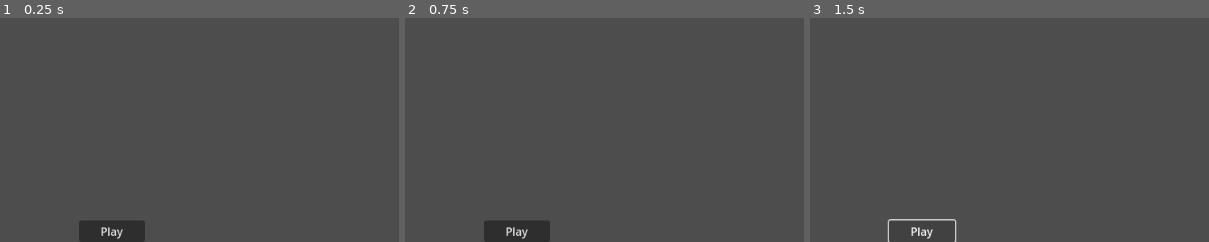
Above: before the commit, frames 1-3 (left to right).
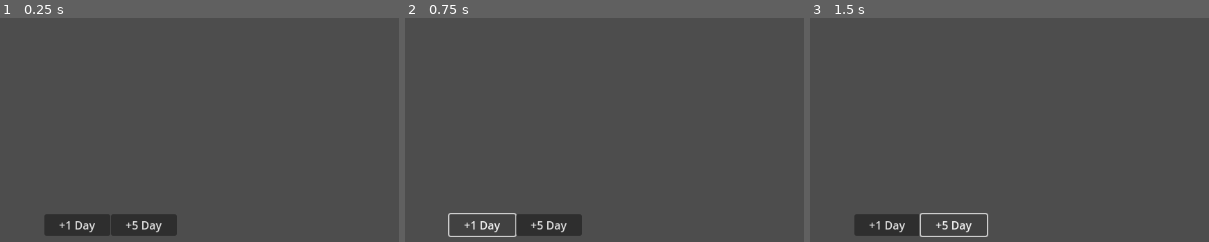
Above: after the commit, the same moments.

Repository: NayrbEroom/Space-Game-Take-Two
Game: Godot game, scene res://Scenes/main.tscn
Two runs of this game, one before a commit and one after it. Both use one fixed random seed, a clock stepped at 60 frames per second and the inputs below.
Inputs (mouse positions are % of the whole screen's width and height, from its top left):
- Up to frame 1 (0.25 s): no input
- Up to frame 2 (0.75 s): click (10, 96) at 0.5 s, where only the run after the commit has a clickable "+1 Day"
- Up to frame 3 (1.5 s): click (18, 96) at 1.25 s, where only the run after the commit has a clickable "+5 Day"
The pictures show only the part of the screen within x 0-50%, y 50-100%; the shares and areas given below are measured in that part.

The runs differ from the first frame. In frame 1, 2.8% of the frame differs, in the area x 11-45%, y 87-100%; in frame 2, 2.0%; in frame 3, 1.8%.
Error before the commit: Invalid assignment of property or key 'orbital_inclination' with value of type 'float' on a base object of type 'Node2D (Planet)'. (res://Scenes/solar_system/p…

Commit message:
rewrote timeKeeper and in process of rewriting planetGeneration now solarSystemGeneration

Diff:
--- a/Classes/DateObject.gd
+++ b/Classes/DateObject.gd
@@ -5,11 +5,17 @@
 var day : int
 var month : int
 var year : int
+var seconds : int
 
-func _init(day : int, month : int, year : int):
+@warning_ignore("shadowed_variable")
+func _init(day : int, month : int, year : int, seconds : int):
 	self.day = day
 	self.month = month
 	self.year = year
+	self.seconds = seconds
+
+#-------------------------------------------------------------
+#setget functions
 
 func setDay(value : int) -> void:
 	if value >= 1 and value <= 31:
@@ -18,15 +24,6 @@
 func getDay() -> int:
 	return day
 
-func advanceDay(amount):
-	day += amount
-	while day > daysInMonth(month, year):
-		day -= daysInMonth(month, year)
-		month += 1
-		if month > 12:
-			month = 1
-			year += 1
-
 func setMonth(value : int) -> void:
 	if value >= 1 and value <= 12:
 		month = value
@@ -34,6 +31,39 @@
 func getMonth() -> int:
 	return month
 
+func setYear(value : int) -> void:
+	if value > 0:
+		year = value
+
+func getYear() -> int:
+	return year
+
+#-------------------------------------------------------------
+#non setget functions
+
+func advanceSeconds(amount: int) -> void:
+	var secondsInDay = 86400
+
+	var totalSeconds = self.seconds + amount
+	@warning_ignore("integer_division")
+	var totalDays = totalSeconds / secondsInDay
+	self.seconds = totalSeconds % secondsInDay
+
+	# Update the date
+	while totalDays > 0:
+		var daysInCurrentMonth = self.daysInMonth(month, year)
+		if self.day + totalDays <= daysInCurrentMonth:
+			self.day += totalDays
+			totalDays = 0
+		else:
+			totalDays -= (daysInCurrentMonth - self.day + 1)
+			self.day = 1
+			self.month += 1
+			if self.month > 12:
+				self.month = 1
+				self.year += 1
+
+@warning_ignore("shadowed_variable")
 func daysInMonth(month, year) -> int:
 	if month in [4, 6, 9, 11]:
 		return 30
@@ -45,16 +75,5 @@
 	else:
 		return 31
 
-func setYear(value : int) -> void:
-	if value > 0:
-		year = value
-
-func getYear() -> int:
-	return year
-
-# func getFullDate() -> int:
-#TODO: someway of returning the full date that is not a string
-
-
 func printDate():
-	print("Date: %s/%s/%s" % [day, month, year])
+	print("Date: %s/%s/%s/%s" % [day, month, year, seconds])
--- a/Classes/Planet.gd
+++ b/Classes/Planet.gd
@@ -14,9 +14,9 @@
 var aphelion: int #km
 var orbital_period: float #days
 var orbital_velocity: float #km/s
-var orbital_inclination_degrees: float
+var orbital_inclination: float #degrees
 var orbital_eccentricity: float
-var obliquity_to_orbit_degrees: float
+var obliquity_to_orbit: float #degrees
 var mean_temperature: int #celsius
 var surface_pressure: int #bars
 var number_of_moons: int
@@ -38,9 +38,9 @@
 	aphelion = 0
 	orbital_period = 0.0
 	orbital_velocity = 0.0
-	orbital_inclination_degrees = 0.0
+	orbital_inclination = 0.0
 	orbital_eccentricity = 0.0
-	obliquity_to_orbit_degrees = 0.0
+	obliquity_to_orbit = 0.0
 	mean_temperature = 0
 	surface_pressure = 0
 	number_of_moons = 0
--- /dev/null
+++ b/OLD/timeKeeper.gd
@@ -0,0 +1,61 @@
+extends Node
+
+@export var debug: bool = false
+@export var time: float = 0.0
+
+@onready var planetContainer = get_node("/root/Main/Solar System/Orbitals/Planet Container")
+
+#need function to set initial time
+
+func _ready():
+	Global.globalDate = DateObject.new(1, 1, 2000)
+	if debug:
+		Global.globalDate.printDate()
+
+
+func advanceTime(amount):
+	time += amount
+	movePlanets(amount)
+	Global.globalDate.advanceDay(amount)
+	Global.globalDate.printDate()
+
+var lastDate = null  # Add this variable to store the date of the last update
+
+func movePlanets(amount):
+	var currentDate = Global.globalDate.getDay() + Global.globalDate.getMonth() * 30 + Global.globalDate.getYear() * 365
+	var daysPassed = currentDate - lastDate if lastDate else 0
+	lastDate = currentDate  # Update the lastDate variable
+
+	for planet in planetContainer.get_children():
+		var newPosition = Vector2()
+		var angle = (daysPassed * 2 * PI) / planet.orbital_period_days  # Calculate a different angle for each planet
+		planet.orbit_angle += angle  # Add the calculated angle to the planet's orbit_angle
+		newPosition.x = planet.orbit_radius * cos(planet.orbit_angle)
+		newPosition.y = planet.orbit_radius * sin(planet.orbit_angle)
+		planet.position = newPosition
+		if debug:
+			print(planet.position)
+
+#using an int for day (this would mean a second passes at lowest addition) calculation would give us a total play time of 292,277,265,436.27144820759791368779 years before stack overflow
+
+
+#anything higher than a day is just going to be a multiple of days so if you want to add a year you would just add 365 days
+#this will be calculated on the button end. I will need to throw in an if to determin if month is feb or another non standard month can
+#use the daysInMonth function to do this
+func calculateSeconds(value: int, type: String ) -> int:
+	if type == "day":
+		return value * 24 * 60 * 60
+	elif type == "hour":
+		return value * 60 * 60
+	elif type == "minute":
+		return value * 60
+
+
+
+
+
+# buttons below
+func _on_play_button_pressed():
+	if debug:
+		print("Pressed")
+	advanceTime(1)
--- a/Scenes/main.tscn
+++ b/Scenes/main.tscn
@@ -1,10 +1,9 @@
-[gd_scene load_steps=6 format=3 uid="uid://ddgo67e6ieaqg"]
+[gd_scene load_steps=5 format=3 uid="uid://ddgo67e6ieaqg"]
 
 [ext_resource type="PackedScene" uid="uid://datjdohaxqwps" path="res://Scenes/solar_system.tscn" id="1_c13n6"]
 [ext_resource type="Script" path="res://Scenes/main/main.gd" id="1_eof0r"]
 [ext_resource type="Script" path="res://Scenes/main/mainCamera.gd" id="2_nwgbq"]
 [ext_resource type="PackedScene" uid="uid://p15qlh882irx" path="res://Scenes/time_keeper.tscn" id="3_2pccp"]
-[ext_resource type="Script" path="res://Scenes/solar_system/planetGeneration copy.gd" id="4_6xju8"]
 
 [node name="Main" type="Node2D"]
 script = ExtResource("1_eof0r")
@@ -13,7 +12,6 @@
 [node name="Time Keeper" parent="." instance=ExtResource("3_2pccp")]
 
 [node name="Solar System" parent="." instance=ExtResource("1_c13n6")]
-script = ExtResource("4_6xju8")
 
 [node name="Main Camera" type="Camera2D" parent="."]
 script = ExtResource("2_nwgbq")
@@ -22,11 +20,19 @@
 
 [node name="GUI" type="CanvasLayer" parent="."]
 
-[node name="playButton" type="Button" parent="GUI"]
-offset_left = 114.0
-offset_top = 617.0
-offset_right = 209.0
-offset_bottom = 648.0
-text = "Play"
+[node name="oneDay" type="Button" parent="GUI"]
+offset_left = 64.0
+offset_top = 608.0
+offset_right = 159.0
+offset_bottom = 639.0
+text = "+1 Day"
 
-[connection signal="pressed" from="GUI/playButton" to="Time Keeper" method="_on_play_button_pressed"]
+[node name="fiveDay" type="Button" parent="GUI"]
+offset_left = 160.0
+offset_top = 608.0
+offset_right = 255.0
+offset_bottom = 639.0
+text = "+5 Day"
+
+[connection signal="pressed" from="GUI/oneDay" to="Time Keeper" method="_on_one_day_pressed"]
+[connection signal="pressed" from="GUI/fiveDay" to="Time Keeper" method="_on_five_day_pressed"]
--- a/Scenes/solar_system.tscn
+++ b/Scenes/solar_system.tscn
@@ -1,15 +1,13 @@
-[gd_scene load_steps=3 format=3 uid="uid://datjdohaxqwps"]
+[gd_scene load_steps=2 format=3 uid="uid://datjdohaxqwps"]
 
-[ext_resource type="Script" path="res://Scenes/solar_system/solarSystemScaling.gd" id="1_ogbh7"]
-[ext_resource type="Script" path="res://Scenes/solar_system/planetGeneration copy.gd" id="2_cphiw"]
+[ext_resource type="Script" path="res://Scenes/solar_system/solarSystemGeneration.gd" id="1_putea"]
 
 [node name="Solar System" type="Node2D"]
-script = ExtResource("1_ogbh7")
+script = ExtResource("1_putea")
 
 [node name="Orbitals" type="Node2D" parent="."]
 
 [node name="Planet Container" type="Node2D" parent="Orbitals"]
-script = ExtResource("2_cphiw")
 
 [node name="Asteroid Container" type="Node2D" parent="Orbitals"]
 
--- a/Scenes/solar_system/planetGeneration copy.gd
+++ b/Scenes/solar_system/solarSystemGeneration.gd
@@ -5,22 +5,20 @@
 
 
 #inmports
-@onready var timeKeeper = get_node("../root/TimeKeeper")
+@onready var timeKeeper = $"../Time Keeper"
 @onready var globalDate = Global.globalDate
 @onready var Planet = preload("res://Classes/Planet.gd")
-
-
-
-
+@onready var planetContainer = $"Orbitals/Planet Container"
 
 func _ready():
-
 	initPlanets()
-
+	initMoons()
+	initAsteroids()
 
 
 #need to set start location based on timeKeeper date
 func initPlanets():
+
 	var planetInput = FileReader.read_file("res://sol_planets.json")
 
 	for planetName in planetInput:
@@ -36,19 +34,27 @@
 		currentPlanet.perihelion = data["Perihelion"]
 		currentPlanet.aphelion = data["Aphelion"]
 
-		getPlanetPosition(currentPlanet.perihelion, currentPlanet.aphelion, currentPlanet.orbital_period, currentPlanet.orbital_eccentricity, currentPlanet.orbital_inclination, globalDate.get)
+
+		#init position
+		#TODO: need to devise scale the init x position and the iterated positions should be halved by that scale
+		print(currentPlanet.position.x )
+		currentPlanet.position.x = currentPlanet.distance_from_sun
+		print(currentPlanet.position.x )
+		#TODO: the init Y position should be based off the DateObjects current date and the planets orbital period
+
+
+		#fin
+		planetContainer.add_child(currentPlanet)
+
+
+
+
+		#getPlanetPosition(currentPlanet.perihelion, currentPlanet.aphelion, currentPlanet.orbital_period, currentPlanet.orbital_eccentricity, currentPlanet.orbital_inclination, globalDate.get)
 
 
 		#init location
-		var planetLocation = Vector2(currentPlanet.distance_from_sun,0)
-
-
-func getPlanetPosition(perihelion: float, aphelion: float, orbital_period: float, orbital_eccentricity: float, orbital_inclination: float, current_time: float) -> Vector2:
-	var a = (perihelion + aphelion) / 2
-	var b = a * sqrt(1 - pow(orbital_eccentricity, 2))
-	var theta = 2 * PI * current_time / orbital_period
-	var x = a * cos(theta)
-	var y = b * sin(theta)
-	var x_prime = x * cos(orbital_inclination) - y * sin(orbital_inclination)
-	var y_prime = x * sin(orbital_inclination) + y * cos(orbital_inclination)
-	return Vector2(x_prime, y_prime)
+		#var planetLocation = Vector2(currentPlanet.distance_from_sun,0)
+func initMoons():
+	pass
+func initAsteroids():
+	pass
--- a/Scenes/time_keeper/timeKeeper.gd
+++ b/Scenes/time_keeper/timeKeeper.gd
@@ -1,43 +1,37 @@
 extends Node
 
 @export var debug: bool = false
-@export var time: float = 0.0
+@export var currentTime: float = 0.0
 
 @onready var planetContainer = get_node("/root/Main/Solar System/Orbitals/Planet Container")
 
-#need function to set initial time
+
 #TODO: this will eventually need to be connected to something the User can set when creating game
 
+
+#-------------------------------------------------------------
+#need function to set initial date
 func _ready():
-	Global.globalDate = DateObject.new(26, 12, 2023)
+	Global.globalDate = DateObject.new(1, 1, 2000, 0)
+	if debug:
+		Global.globalDate.printDate()
+
+#need function to advance time
+func advanceTime(amount: int) -> void:
+	currentTime += amount
+
+	# Update the date
+	Global.globalDate.advanceSeconds(amount)
+
 	if debug:
 		Global.globalDate.printDate()
 
 
-func advanceTime(amount):
-	time += amount
-	movePlanets(amount)
-	Global.globalDate.advanceDay(amount)
-	Global.globalDate.printDate()
+#-------------------------------------------------------------
+# buttons below
 
-var lastDate = null  # Add this variable to store the date of the last update
+func _on_one_day_pressed():
+	advanceTime(86400)
 
-func movePlanets(amount):
-	var currentDate = Global.globalDate.getDay() + Global.globalDate.getMonth() * 30 + Global.globalDate.getYear() * 365
-	var daysPassed = currentDate - lastDate if lastDate else 0
-	lastDate = currentDate  # Update the lastDate variable
-
-	for planet in planetContainer.get_children():
-		var newPosition = Vector2()
-		var angle = (daysPassed * 2 * PI) / planet.orbital_period_days  # Calculate a different angle for each planet
-		planet.orbit_angle += angle  # Add the calculated angle to the planet's orbit_angle
-		newPosition.x = planet.orbit_radius * cos(planet.orbit_angle)
-		newPosition.y = planet.orbit_radius * sin(planet.orbit_angle)
-		planet.position = newPosition
-		if debug:
-			print(planet.position)
-
-func _on_play_button_pressed():
-	if debug:
-		print("Pressed")
-	advanceTime(1)
+func _on_five_day_pressed():
+	advanceTime(432000)
--- a/Tools/tools_logMessage.gd
+++ b/Tools/tools_logMessage.gd
@@ -15,7 +15,6 @@
 			file.store_string("\n------ New Session ------\n")
 		file = null  # This will close the file
 	#BUG: current bug that is not logging New Session on new iteration of game window not immediately an issue
-		# your other code here...
 
 func log_message(message):
 	if toggle:
Not shown, added: log.txt
